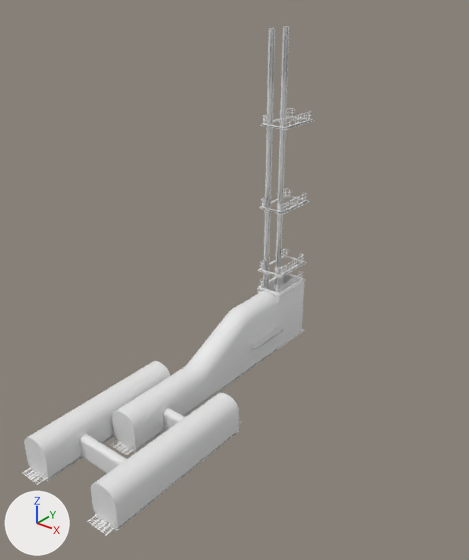
The FBX model Assets/Models/env/topsideenv3.fbx, before and after one commit.
The view is the same before and after, from a 50 mm lens placed at (49.8, -43.4, 54.0), pointed at (-2.1, 21.4, 13.8). Lighting does not change. The marker at lower left points along +X, +Y and +Z. Where no turn or scale is listed for an object, it has been applied to the vertices.

In view in the first picture: 'Cube.001', 'props_med_lift_floor_2.003', 'sceneobject.001', 'sceneobject.002', 'sceneobject.003', 'sceneobject.006'.
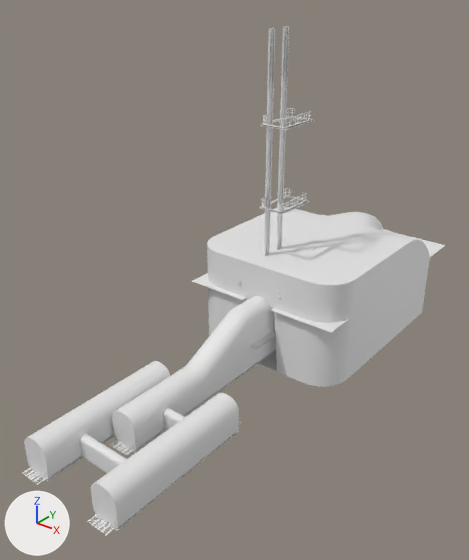
Pixel boxes (x1, y1, x2, y2) of what changed, in the pictures (469 x 560 px):
'sceneobject.005', added
    after: (207, 206, 430, 387)
'Cube.001', reshaped (51% wider, 57% taller)
    before: (31, 329, 305, 531)
    after: (31, 214, 445, 531)
part 1 of me_cube_005, added
    after: (192, 214, 445, 332)

Diff of the bpy script that builds the scene:
```diff
--- a/Assets/Models/env/topsideenv3.fbx.py
+++ b/Assets/Models/env/topsideenv3.fbx.py
@@ me_cube_005 @@
 # used by ob_cube_001; location = (-6.0, -0.6, -0.8)
-me_cube_005.from_pydata(...)  # 256 vertices, 183 faces; spans x -1.8..13.8, y -10.7..38.0, z 0.0
+me_cube_005.from_pydata(...)  # 883 vertices, 751 faces; spans x -8.7..17.4, y -10.7..66.7, z 0.0..8.9
+# me_cube_005 part 1: a new loose piece of 627 vertices spanning x -8.7..17.4, y 26.7..66.7, z 8.9, in mat_material_002 (white #e7e7e7)
+me_cube_005.materials.append(mat_material_002)  # white #e7e7e7
@@ me_mesh_005 @@
+me_mesh_005.from_pydata(...)  # 294 vertices, 259 faces; spans x -20.1..6.1, y 8.4..46.5, z -15.6..1.4
+me_mesh_005.materials.append(mat_material_002)  # white #e7e7e7
@@ ob_sceneobject_005 @@
+ob_sceneobject_005 = bpy.data.objects.new('sceneobject.005', me_mesh_005)
+ob_sceneobject_005.location = (5.3, 18.6, 12.7)
```
